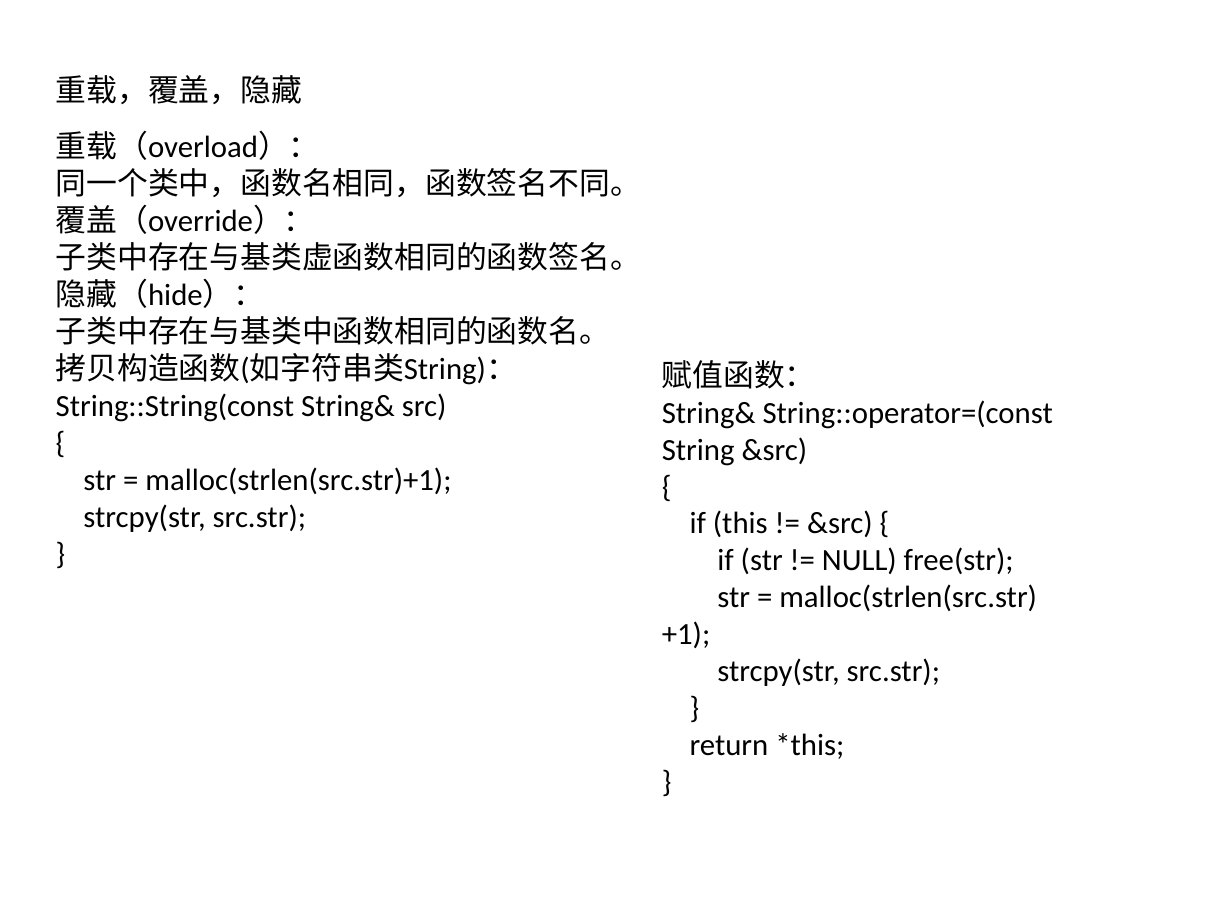
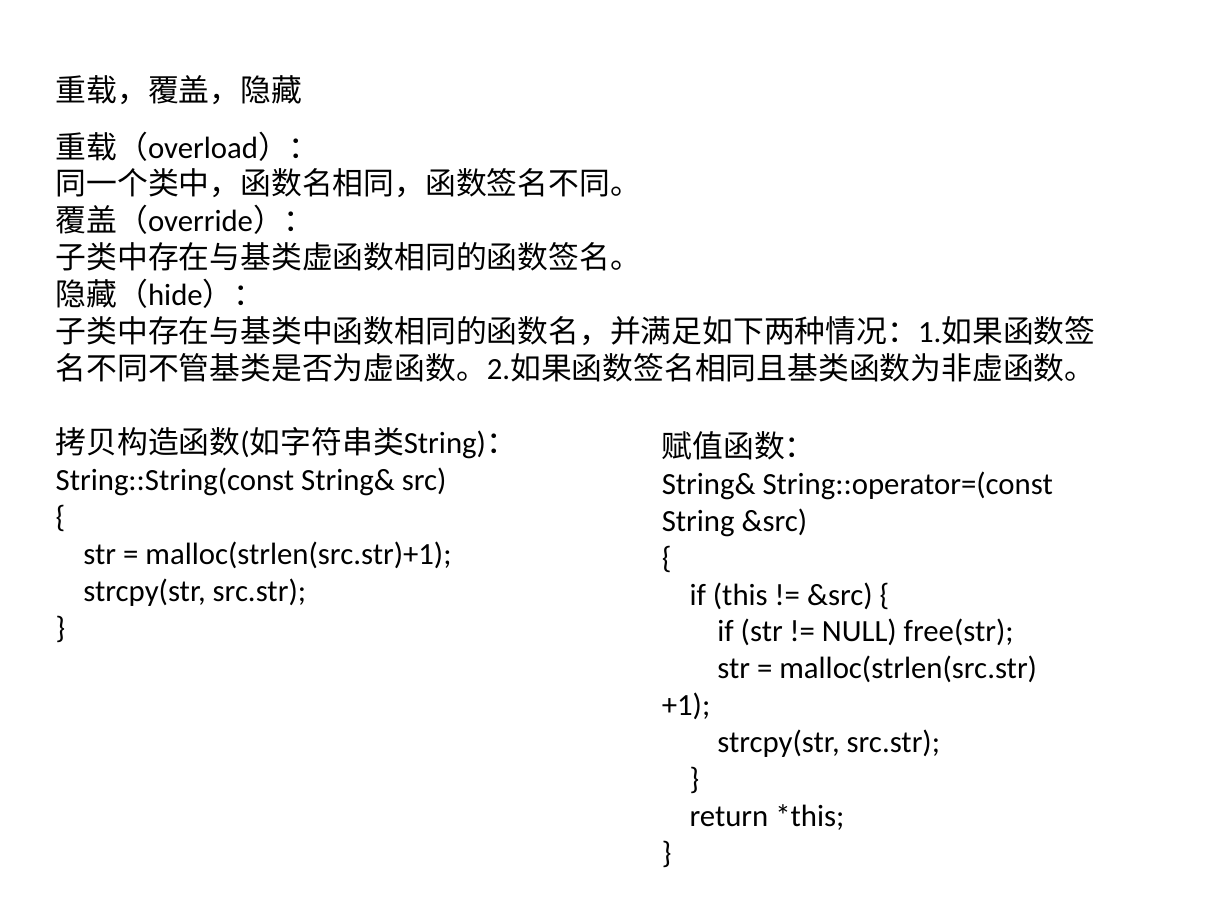
Before and after one commit to willkk/miscellaneous, a slide deck: slide 1 of C++.pptx. Drawn at 1232x924 pixels with LibreOffice and Linux fonts; fonts in the diff are those of the drawing. Boxes give left, top, right and bottom in pixels: in the first picture for what was removed or moved away, otherwise in the second. Text is boxed around its words. In the diff, an @@ line names an element or a change of style, - is before the commit and + after.

```diff
--- a/C++.pptx
+++ b/C++.pptx
@@ text at (56,316,1096,382): text changed @@
-子类中存在与基类中函数相同的函数名。
+子类中存在与基类中函数相同的函数名，并满足如下两种情况：1.如果函数签名不同不管基类是否为虚函数。2.如果函数签名相同且基类函数为非虚函数。
@@ text "赋值函数：": place and size @@
-text "赋值函数：" at (662,360,1053,759)
+text "赋值函数：" at (662,431,1053,830)
```
Also in this commit, not shown: 1 other file.
